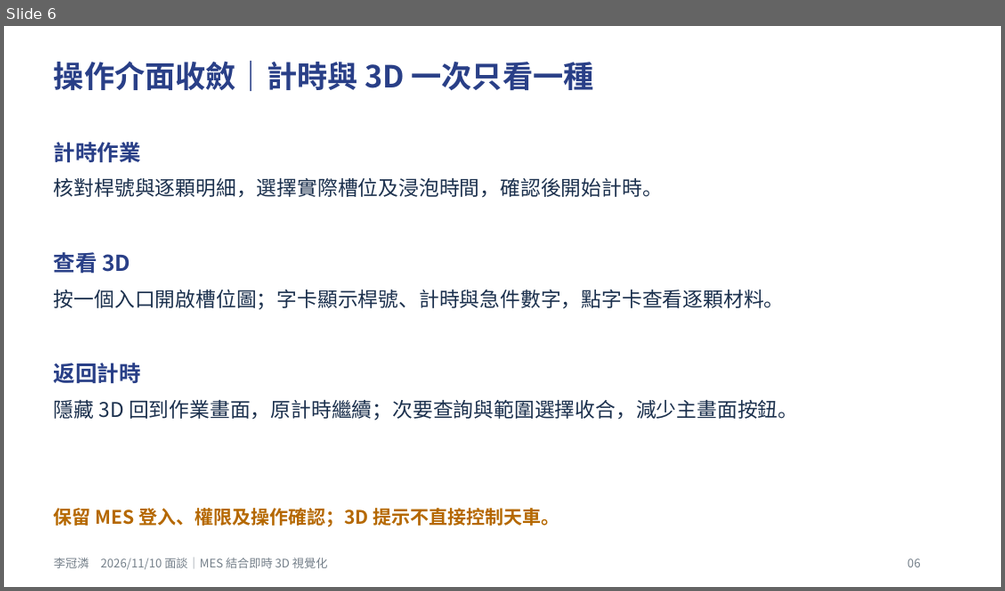
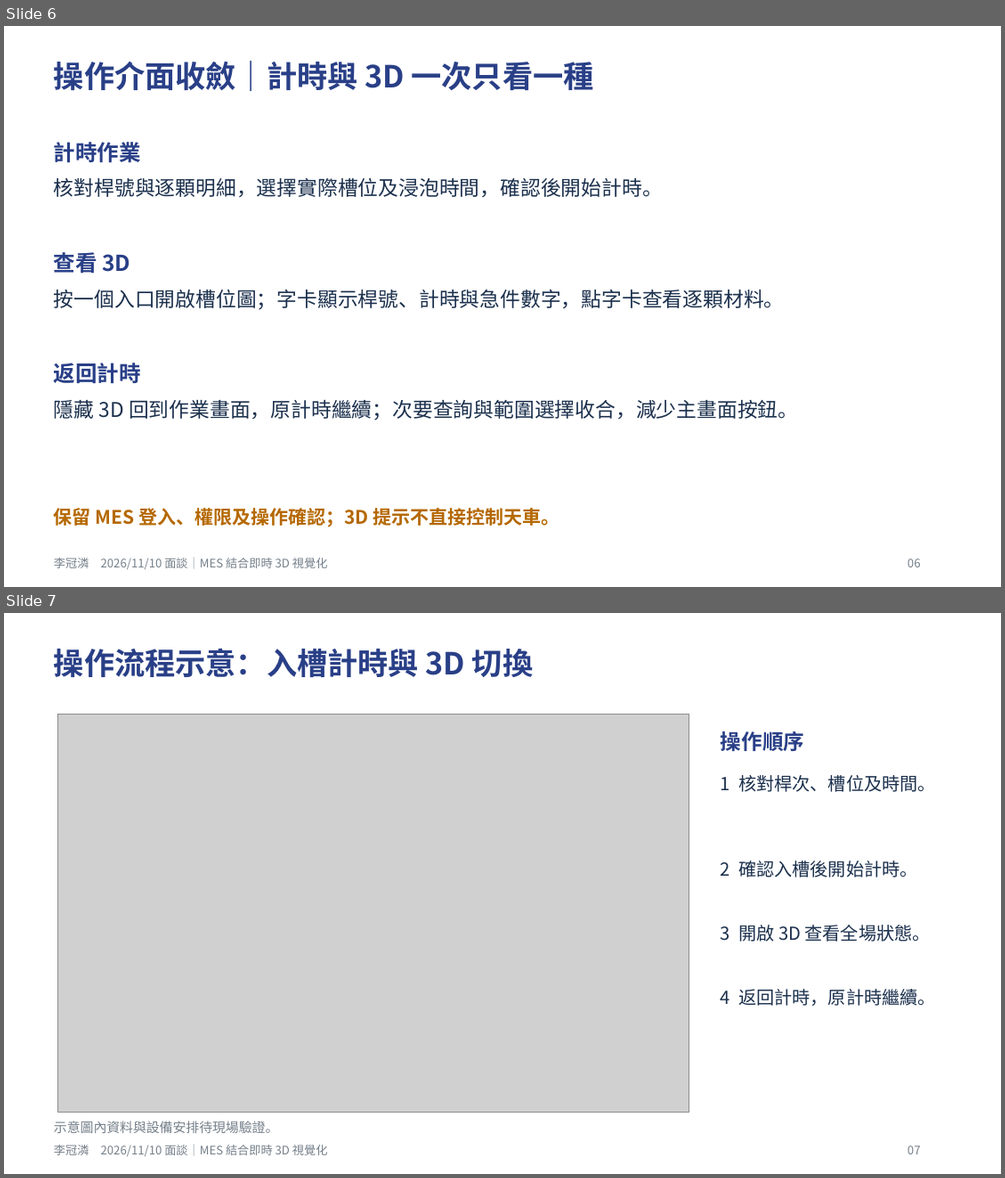
Before and after one commit to vannessiii2/report2, a slide deck: ppt/MES洗入洗出與天車AR_1110面談版.pptx. Shown one above the other, each under a label of ours: slide 6 before the commit, slides 6 and 7 after it. The pictures are 1005x591 and 1005x1178 pixels, drawn with LibreOffice and Linux fonts; fonts in the diff are those of the drawing; grey boxes stand for pictures. Boxes give left, top, right and bottom in pixels: in the first picture for what was removed or moved away, otherwise in the second. Text is boxed around its words. In the diff, an @@ line names an element or a change of style, - is before the commit and + after.

```diff
--- a/ppt/MES洗入洗出與天車AR_1110面談版.pptx
+++ b/ppt/MES洗入洗出與天車AR_1110面談版.pptx
@@ slide 7 added at [4,613,1001,1174], background #FFFFFF @@
@@ text added at [54,648,533,677], 29.2 pt, text #293F87, bold @@
+操作流程示意：入槽計時與 3D 切換
@@ picture added at [57,714,689,1111] @@
@@ text added at [720,731,805,751], 20.2 pt, text #293F87, bold @@
+操作順序
@@ text added at [720,775,936,792], 17.2 pt, text #1B304D @@
+1 核對桿次、槽位及時間。
@@ text added at [720,860,917,877], 17.2 pt, text #1B304D @@
+2 確認入槽後開始計時。
@@ text added at [720,925,930,941], 17.2 pt, text #1B304D @@
+3 開啟 3D 查看全場狀態。
@@ text added at [720,989,936,1005], 17.2 pt, text #1B304D @@
+4 返回計時，原計時繼續。
@@ text added at [54,1120,279,1133], 12.8 pt, text #75808A @@
+示意圖內資料與設備安排待現場驗證。
@@ text added at [54,1144,328,1157], 11.2 pt, text #75808A @@
+李冠潾 2026/11/10 面談｜MES 結合即時 3D 視覺化
@@ text added at [907,1145,921,1154], 11.2 pt, text #75808A @@
+07
```
Also in this commit, not shown: 20 slides changed, 2 other files.
